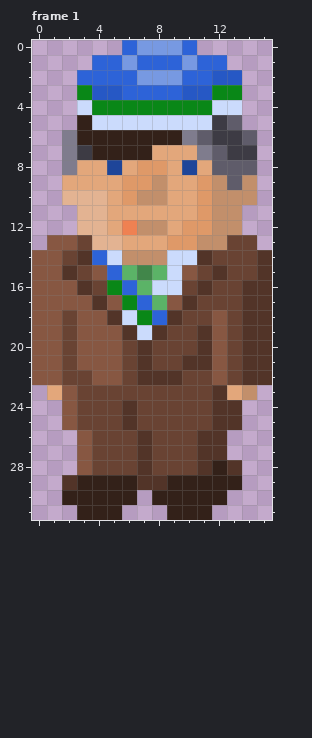
Edited in one commit: pixel-art file (art/cfe-ksv-2.aseprite). The first picture shows the starting point.
16x32 pixels, 3 frames. Colours within 5 levels of each other are drawn and written as one. Shown: frame 1. The commit also changed other frames, which this record leaves out.
Once edited:
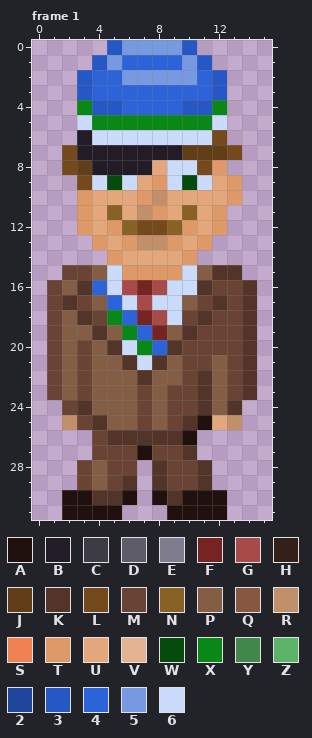
Palette (. is transparent): A #20100e  B #221c26  C #3d3b44  D #5f5c6a  E #7f7c8d  F #762323  G #a84a4a  H #332119  J #613e18  K #523428  L #744a1c  M #694333  N #886225  P #835d44  Q #875742  R #c28f6b  S #ef8152  T #df9968  U #e3a77b  V #e3b392  W #054c0c  X #098717  Y #41864a  Z #5bb367  2 #1e4599  3 #2658c5  4 #2d63d8  5 #7799e2  6 #cbdbfc
Diff:
--- frame 1, layer "Layer 1"
@@ x 0..15 @@
- 0 ......45554.....
- 1 ....445444544...
- 2 ...44445554433..
- 3 ...X33444433XX..
- 4 ...6XXXXXXXX66..
- 5 ...H66666666CD..
- 6 ..EHHHHHHHEDCCD.
- 7 ..ECHHHHUUUEDCC.
- 8 ..EUU2UTTU2UDDD.
- 9 ..UUUUTTRUUTRDR.
-10 ..VVVUTRRUUTRRR.
-11 ...VVUUUUUUTRR..
-12 ...VVUSRRUTTRR..
-13 .QQMVVUUUTTRRMM.
-14 QQMK46RRR66KMMMK
-15 QQKMQ4ZYZ6QMKMMK
-16 QQQKMX4Z66MKMMKK
-17 QQQQKQX4ZQKMMMKK
-18 QQMQQK6X4KMMQMKK
-19 QQMQQQK6KMMKQMKK
-20 QQMQQQMKMMMKQMKK
-21 QQMQQQMKMMKKQMKK
-22 QQMMQQMKKKMMQMKK
-23 .UQMMMMMMMMMKUR.
-24 ..QMMMKMMMMMKK..
-25 ..QMMMKMMMMMKK..
-26 ...QMMMKMMMKK...
-27 ...QMMMKMMMKK...
-28 ...QMMMKMMMKHK..
-29 ..KHHHHKKHHHHH..
-30 ..HHHHH.HHHHH...
-31 ...HHH...HHH....
+ 0 .....355553.....
+ 1 ....35444453....
+ 2 ...3445555543...
+ 3 ...3444444443...
+ 4 ...X33444433X...
+ 5 ...6XXXXXXXX6...
+ 6 ...B66666666L...
+ 7 ..LBBBBBBBJJJL..
+ 8 ..LJBBBBU66LT...
+ 9 ...L6W6UT6W6UT..
+10 ...TUUUTRUUUUT..
+11 ...TUNURTUNUT...
+12 ...TUTNLLNTUT...
+13 ....TUTRRTUT....
+14 .....TUUUUT.....
+15 ..MMP6TTTT6PKK..
+16 .MPK46GFG66KMMK.
+17 .MKMP46G66PMKMK.
+18 .MPKMX4FG6MKMMK.
+19 .MPPKPX4FPKMMMK.
+20 .MPMPK6X4KMMMMK.
+21 .MPMPPK6KPMMPMK.
+22 .MPMPPPKPPMKPMK.
+23 .MPMPPPMPMMKPMK.
+24 ..MKPPPMPMMKPK..
+25 ..RMKPPMPMKAUR..
+26 ....MKKKKKA.....
+27 ....MMMAMMK.....
+28 ...MPMM.KMMK....
+29 ...MPMK.KMMK....
+30 ..AAKKA.AKAAA...
+31 ..AAAA...AAAA...
